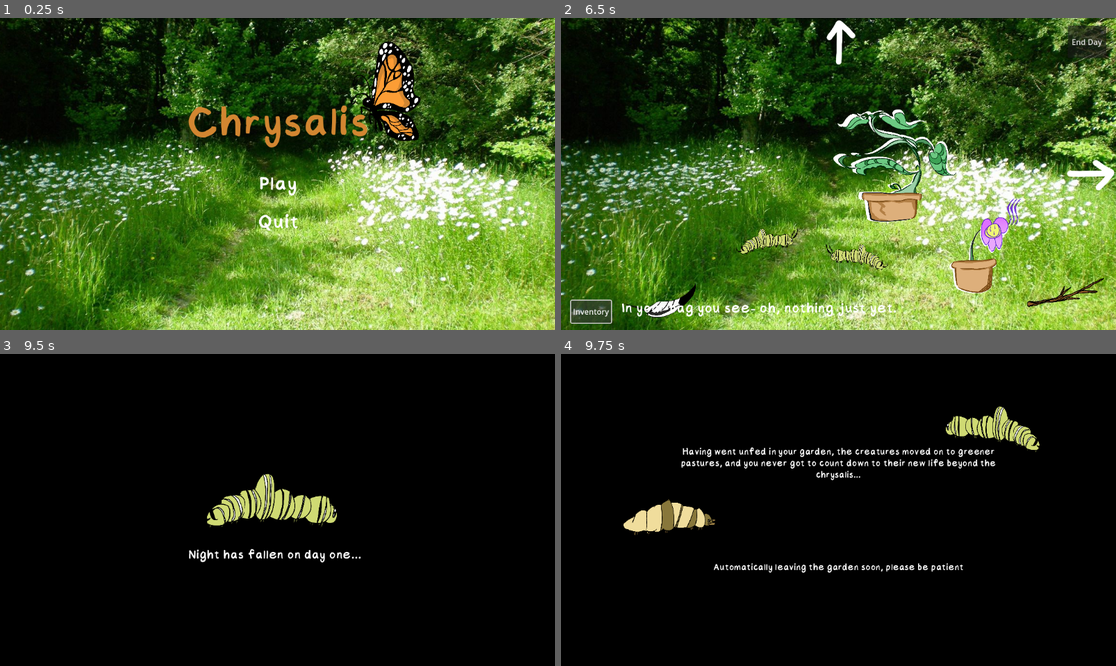
Above: before the commit, frames 1-4 (two rows, left to right).
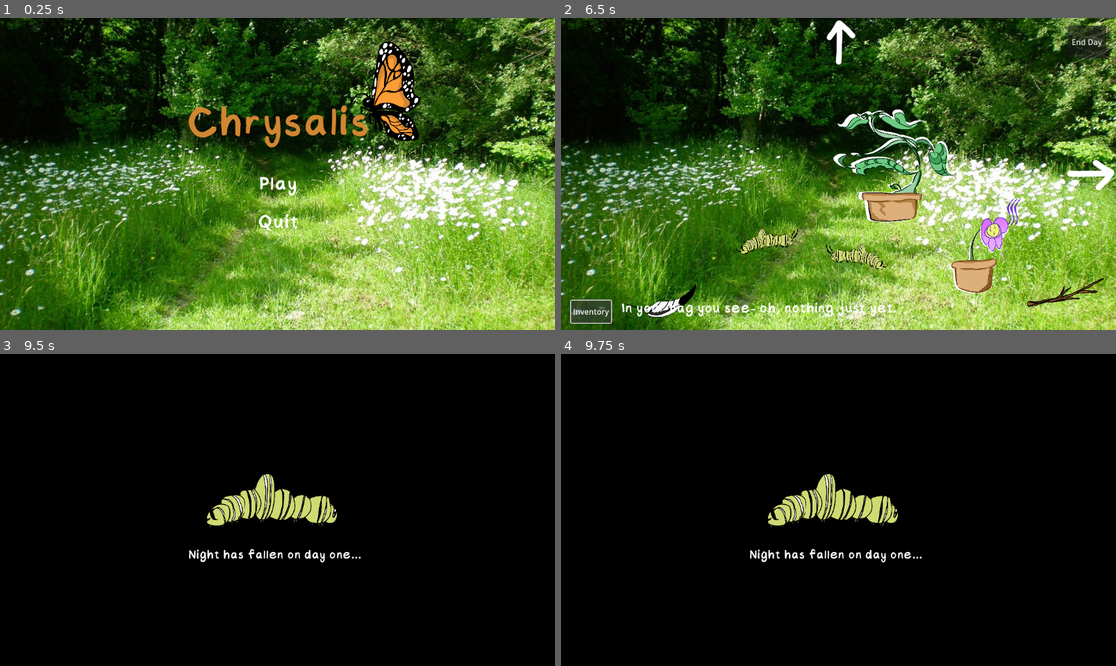
Above: after the commit, the same moments.

Repository: soapie18/gmtk-jam-26
Game: Godot game, scene res://root_context.tscn
Same seed, same stepped clock (60 frames per second), same inputs: the game is played once before the commit and once after it.
Inputs (mouse positions are in pixels of both pictures, inside the frame that each line leads up to):
- Up to frame 1 (0.25 s): no input
- Up to frame 2 (6.5 s): tap Enter at 0.5, 2 s; move the mouse to (960, 158) at 0.52 s; hold Space (fish) 0.53-1.25 s; click (960, 158) at 0.67 s; drag from (727, 189) to (810, 236) at 1.27 s; move the mouse to (894, 105) at 2.02 s; hold Space (fish) 2.03-2.75 s; click (894, 105) at 2.17 s; drag from (810, 236) to (672, 127) at 2.77 s; move the mouse to (1005, 220) at 3.52 s; click (1005, 220) at 3.67 s; drag from (672, 127) to (755, 96) at 4.27 s; move the mouse to (866, 174) at 5.02 s; click (866, 174) at 5.17 s; click "Inventory" at 5.75 s
- Up to frame 3 (9.5 s): click "End Day" at 6.5 s; click "Inventory" at 7.25 s; click "End Day" at 8 s; click "Inventory" at 8.75 s
- Up to frame 4 (9.75 s): click "End Day" at 9.5 s

Frames 1-3 are identical in both runs. In frame 4, 6.0% of the frame differs, in the area x 11-87%, y 16-71%.

Commit message:
some updates

Diff:
--- a/Interactables/Minigames and Tasks/minigame_item_script.gd
+++ b/Interactables/Minigames and Tasks/minigame_item_script.gd
@@ -4,6 +4,9 @@
 
 @onready var sprite = $Sprite2D
 @onready var audio = $AudioStreamPlayer
+
+var on_cooldown: bool = false
+var cooldown_time: float = 2
 
 signal minigame_requested(mingame_name_tag: String)
 
@@ -15,7 +18,11 @@
 func _on_area_2d_input_event(viewport: Node, event: InputEvent, shape_idx: int) -> void:
 	if event is InputEventMouseButton and event.pressed:
 		if event.button_index == MOUSE_BUTTON_LEFT:
-			# Connected to in scene the minigame belongs in, e.g grass scene.
-			minigame_requested.emit(minigame_tag)
+			if !on_cooldown:
+				on_cooldown = true
+				# Connected to in scene the minigame belongs in, e.g grass scene.
+				audio.play()
+				await get_tree().create_timer(0.6).timeout
+				minigame_requested.emit(minigame_tag)
 
-			audio.play()
+				get_tree().create_timer(cooldown_time).timeout.connect(func(): on_cooldown = false)
--- a/Minigame Files/BranchScene/BranchSceneDay2.tscn
+++ b/Minigame Files/BranchScene/BranchSceneDay2.tscn
@@ -24,7 +24,7 @@
 
 [node name="AudioStreamPlayer" type="AudioStreamPlayer" parent="."]
 stream = ExtResource("2_dcs4y")
-volume_db = -3.0
+volume_db = -10.0
 
 [node name="cocoon1" type="Sprite2D" parent="."]
 position = Vector2(609.00006, 415)
--- a/Minigame Files/BranchScene/BranchSceneDay3.tscn
+++ b/Minigame Files/BranchScene/BranchSceneDay3.tscn
@@ -34,3 +34,5 @@
 offset_top = 28.0
 offset_right = 185.0
 offset_bottom = 105.0
+
+[connection signal="pressed" from="exitbutton" to="." method="_on_exitbutton_pressed"]
--- a/Minigame Files/BranchScene/branch_scene.tscn
+++ b/Minigame Files/BranchScene/branch_scene.tscn
@@ -25,7 +25,7 @@
 
 [node name="AudioStreamPlayer" type="AudioStreamPlayer" parent="."]
 stream = ExtResource("2_uxs2j")
-volume_db = -3.0
+volume_db = -10.0
 
 [node name="bug1" type="Sprite2D" parent="."]
 position = Vector2(897, 329.99997)
--- a/Minigame Files/FishingGame/fishing_game.gd
+++ b/Minigame Files/FishingGame/fishing_game.gd
@@ -11,9 +11,10 @@
 @onready var catch_bar: TextureRect        = %LilyPad
 @onready var fish_icon: TextureRect      = %FihhIcon
 @onready var progress: ProgressBar       = %ProgressBar
-@onready var label_Win: Label           = %FishCaughtLabel
 @onready var burst: GPUParticles2D       = %ConfettiBurst
 @onready var label_play: Label           = %howtoplayLabel
+@onready var win_text: Label =             %winText
+@onready var lose_text:Label            = %loseText
 @onready var sfx_win: AudioStreamPlayer = %SFX_Win
 @onready var sfx_fail: AudioStreamPlayer = %SFX_Fail
 @onready var exit_button = $Control/ExitButton
@@ -139,23 +140,26 @@
 	print("fail : " + _why)
 	sfx_fail.play()
 
+	lose_text.show()
+
 	_shake(5.0, 0.20)
 
-	await get_tree().create_timer(0.5).timeout
+	await get_tree().create_timer(4).timeout
 	finished_task.emit(false)
 
 func _success():
 	_state = STATE.END
 	#CATCH SOUND EFFECT ON THIS LINE
 	burst.emitting = true
-	label_Win.show()
+
+	win_text.show()
 	label_play.hide()
 	sfx_win.play()
 
 	_shake(10.0, 0.25)
 	_punch_ui(root_ui, 1.12, 0.18)
 
-	await get_tree().create_timer(0.5).timeout
+	await get_tree().create_timer(3).timeout
 	finished_task.emit(true)
 
 
@@ -185,7 +189,8 @@
 	catch_bar.global_position = Vector2(bar_track.global_position.x + bar_track.size.x*0.05, y_top)
 
 func _set_defaults():
-	label_Win.text = fish.fish_name
+	lose_text.hide()
+	win_text.hide()
 	bar_track.modulate = fish.tint.lerp(Color.DARK_BLUE, 0.5)
 	_bar_h = BASE_BAR_HEIGHT + rod.bar_size_bonus
 	_hook_window = BASE_HOOK_WINDOW * rod.hook_window_mult
--- a/Minigame Files/FishingGame/fishing_game.tscn
+++ b/Minigame Files/FishingGame/fishing_game.tscn
@@ -116,21 +116,6 @@
 offset_bottom = 259.0
 fill_mode = 3
 
-[node name="FishCaughtLabel" type="Label" parent="Control"]
-unique_name_in_owner = true
-visible = false
-modulate = Color(0.0014785473, 0, 11.158822, 1)
-layout_mode = 1
-anchors_preset = 5
-anchor_left = 0.5
-anchor_right = 0.5
-offset_left = -79.0
-offset_top = 14.0
-offset_right = 100.0
-offset_bottom = 51.0
-grow_horizontal = 2
-horizontal_alignment = 1
-
 [node name="ConfettiBurst" type="GPUParticles2D" parent="Control"]
 unique_name_in_owner = true
 position = Vector2(559, 103)
@@ -161,9 +146,45 @@
 [node name="SFX_Fail" type="AudioStreamPlayer" parent="Control"]
 unique_name_in_owner = true
 stream = ExtResource("8_cj4kf")
+volume_db = -10.0
 
 [node name="SFX_Win" type="AudioStreamPlayer" parent="Control"]
 unique_name_in_owner = true
 stream = ExtResource("9_1pcs7")
+volume_db = -10.0
+
+[node name="winText" type="Label" parent="."]
+unique_name_in_owner = true
+z_index = 1
+anchors_preset = -1
+anchor_left = 0.5
+anchor_right = 0.5
+offset_left = -170.0
+offset_top = 9.0
+offset_right = 170.0
+offset_bottom = 50.0
+grow_horizontal = 2
+theme = ExtResource("5_h87qr")
+theme_override_colors/font_color = Color(0.79102093, 0.7892758, 0.22119817, 1)
+theme_override_font_sizes/font_size = 35
+text = "You caught a fish!"
+horizontal_alignment = 1
+
+[node name="loseText" type="Label" parent="."]
+unique_name_in_owner = true
+z_index = 1
+anchors_preset = -1
+anchor_left = 0.5
+anchor_right = 0.5
+offset_left = -170.0
+offset_top = 9.0
+offset_right = 170.0
+offset_bottom = 50.0
+grow_horizontal = 2
+theme = ExtResource("5_h87qr")
+theme_override_colors/font_color = Color(0, 0, 0, 1)
+theme_override_font_sizes/font_size = 35
+text = "Too slow"
+horizontal_alignment = 1
 
 [connection signal="pressed" from="Control/ExitButton" to="." method="_on_exit_button_pressed"]
--- a/Minigame Files/LeavesScene/leaves_scene.tscn
+++ b/Minigame Files/LeavesScene/leaves_scene.tscn
@@ -42,7 +42,7 @@
 
 [node name="AudioStreamPlayer" type="AudioStreamPlayer" parent="."]
 stream = ExtResource("4_87644")
-volume_db = -3.0
+volume_db = -10.0
 
 [node name="Button" type="Button" parent="."]
 modulate = Color(1, 1, 1, 0)
--- a/Minigame Files/LeavesScene/leaves_scene_day2.tscn
+++ b/Minigame Files/LeavesScene/leaves_scene_day2.tscn
@@ -42,7 +42,7 @@
 
 [node name="AudioStreamPlayer" type="AudioStreamPlayer" parent="."]
 stream = ExtResource("5_o215g")
-volume_db = -3.0
+volume_db = -10.0
 
 [node name="Button" type="Button" parent="."]
 modulate = Color(1, 1, 1, 0)
--- a/Minigame Files/NestRepairGame/PigeonNestRepair.tscn
+++ b/Minigame Files/NestRepairGame/PigeonNestRepair.tscn
@@ -220,10 +220,12 @@
 [node name="RepairSound" type="AudioStreamPlayer" parent="CanvasLayer/PidgeonNest"]
 unique_name_in_owner = true
 stream = ExtResource("9_2me54")
+volume_db = -10.0
 
 [node name="WinSound" type="AudioStreamPlayer" parent="CanvasLayer/PidgeonNest"]
 unique_name_in_owner = true
 stream = ExtResource("10_6eyyy")
+volume_db = -10.0
 
 [node name="QuickTimeEventbar" type="Node2D" parent="CanvasLayer"]
 unique_name_in_owner = true
--- a/Systems/Scene Management/day_end_screen.tscn
+++ b/Systems/Scene Management/day_end_screen1.tscn
@@ -8,7 +8,7 @@
 default_font = ExtResource("1_ike7i")
 default_font_size = 30
 
-[node name="DayEndScreen" type="CanvasLayer"]
+[node name="DayEndScreen1" type="CanvasLayer"]
 script = ExtResource("1_0qd3t")
 
 [node name="ColorRect" type="ColorRect" parent="."]
--- /dev/null
+++ b/Systems/Scene Management/day_end_screen2.tscn
@@ -0,0 +1,61 @@
+[gd_scene load_steps=6 format=3 uid="uid://be7qlikatcvdo"]
+
+[ext_resource type="Script" uid="uid://dkfksykifuvdl" path="res://Systems/Scene Management/day_end_screen.gd" id="1_tet4m"]
+[ext_resource type="FontFile" uid="uid://dnwmhegqcp71g" path="res://Menus/Menus - Art/Chalkboard-Regular.ttf" id="2_jwdxn"]
+[ext_resource type="Texture2D" uid="uid://cq80f858dda4e" path="res://Interactables/Pickups/Pickups - Art/Cocoon.png" id="3_jwdxn"]
+[ext_resource type="Texture2D" uid="uid://crp7gqx8xdgc4" path="res://Interactables/Pickups/Pickups - Art/Chrysalis.png" id="4_qeei2"]
+
+[sub_resource type="Theme" id="Theme_0qd3t"]
+default_font = ExtResource("2_jwdxn")
+default_font_size = 30
+
+[node name="DayEndScreen1" type="CanvasLayer"]
+script = ExtResource("1_tet4m")
+
+[node name="ColorRect" type="ColorRect" parent="."]
+anchors_preset = 15
+anchor_right = 1.0
+anchor_bottom = 1.0
+grow_horizontal = 2
+grow_vertical = 2
+color = Color(0, 0, 0, 1)
+
+[node name="Label" type="Label" parent="."]
+anchors_preset = 8
+anchor_left = 0.5
+anchor_top = 0.5
+anchor_right = 0.5
+anchor_bottom = 0.5
+offset_left = -185.5
+offset_top = 82.0
+offset_right = 173.5
+offset_bottom = 131.5
+grow_horizontal = 2
+grow_vertical = 2
+theme = SubResource("Theme_0qd3t")
+text = "Night has fallen on day two..."
+
+[node name="Control" type="Control" parent="."]
+layout_mode = 3
+anchors_preset = 15
+anchor_right = 1.0
+anchor_bottom = 1.0
+grow_horizontal = 2
+grow_vertical = 2
+
+[node name="Sprite2D" type="Sprite2D" parent="Control"]
+position = Vector2(575, 306)
+rotation = 0.16157894
+scale = Vector2(0.24363633, 0.24363633)
+texture = ExtResource("3_jwdxn")
+
+[node name="Sprite2D2" type="Sprite2D" parent="Control"]
+position = Vector2(440, 295)
+scale = Vector2(0.24, 0.24)
+texture = ExtResource("4_qeei2")
+
+[node name="Sprite2D3" type="Sprite2D" parent="Control"]
+position = Vector2(703, 303)
+scale = Vector2(0.2547607, 0.2547607)
+texture = ExtResource("4_qeei2")
+flip_h = true
--- a/Systems/Scene Management/day_manager.gd
+++ b/Systems/Scene Management/day_manager.gd
@@ -3,8 +3,10 @@
 @onready var scene_manager = $"../SceneManager"
 @onready var minigame_manager = $"../MinigameManager"
 
-@onready var day_end_screen = preload("res://Systems/Scene Management/day_end_screen.tscn")
+@onready var day_1_screen = preload("res://Systems/Scene Management/day_end_screen1.tscn")
+@onready var day_2_screen = preload("res://Systems/Scene Management/day_end_screen2.tscn")
 var day_end_screen_instance
+var win_screen_instance
 
 @onready var gameover_screen1 = preload("res://Systems/Scene Management/Gameover Scenarios/gameover_1.tscn")
 @onready var gameover_screen2 = preload("res://Systems/Scene Management/Gameover Scenarios/gameover_2.tscn")
@@ -26,7 +28,7 @@
 
 func _ready() -> void:
 
-	day_end_screen_instance = day_end_screen.instantiate()
+	day_end_screen_instance = day_1_screen.instantiate()
 
 	scene_manager.flowers_watered.connect(update_flowers_watered)
 	scene_manager.creature_fed.connect(update_creatures_fed)
@@ -51,45 +53,42 @@
 		"moth":
 			larvae_fed = true
 
-
-func customise_day_end_screen() -> void:
-	day_end_screen_instance.label.text = "Night has fallen on day two..."
-	day_end_screen_instance.sprite.texture = load("res://Interactables/Pickups/Pickups - Art/Cocoon.png")
-	day_end_screen_instance.sprite2.texture = load("res://Interactables/Pickups/Pickups - Art/Chrysalis.png")
-	day_end_screen_instance.sprite3.texture = load("res://Interactables/Pickups/Pickups - Art/Chrysalis.png")
-
-
 func handle_day_ended() -> void:
 	print("day manager reached")
 	match day_index:
 		1:
 			if !caterpillars_fed || !larvae_fed:
 				add_child(day_end_screen_instance)
-				await get_tree().create_timer(3).timeout
+				audio_change_request.emit(4)
+				await get_tree().create_timer(4).timeout
 
 				trigger_gameover_day1()
 
 				remove_child(day_end_screen_instance)
 			else:
+				audio_change_request.emit(4)
 				add_child(day_end_screen_instance)
-				await get_tree().create_timer(3).timeout
+				await get_tree().create_timer(4).timeout
 
 				setup_day2()
 
 				remove_child(day_end_screen_instance)
 		2:
 			if !flowers_1_watered || !flowers_2_watered:
-				customise_day_end_screen()
+				audio_change_request.emit(4)
+				day_end_screen_instance = day_2_screen.instantiate()
 
 				add_child(day_end_screen_instance)
-				await get_tree().create_timer(3).timeout
+				await get_tree().create_timer(4).timeout
 
 				trigger_gameover_day2()
 
 				remove_child(day_end_screen_instance)
 			else:
+				audio_change_request.emit(4)
+				day_end_screen_instance = day_2_screen.instantiate()
 				add_child(day_end_screen_instance)
-				await get_tree().create_timer(3).timeout
+				await get_tree().create_timer(4).timeout
 
 				setup_day3()
 
@@ -158,9 +157,11 @@
 func roll_credits() -> void:
 	audio_change_request.emit(0)
 
-	var win_screen_instance = win_screen.instantiate()
+	win_screen_instance = win_screen.instantiate()
 	add_child(win_screen_instance)
 
+
+func respond_to_leave():
 	win_screen_instance.queue_free()
 	day_end_screen_instance.queue_free()
 
--- a/Systems/Scene Management/minigame_manager.gd
+++ b/Systems/Scene Management/minigame_manager.gd
@@ -20,6 +20,7 @@
 signal minigame_inventory_query(items_required: Array)
 signal add_loot_to_inventory(loot: String)
 signal audio_change_request(audio_index: int)
+signal toggle_garden_scene(is_active: bool)
 
 func _ready() -> void:
 	scene_manager.minigame_requested_in_scene.connect(handle_minigame_request)
@@ -72,11 +73,12 @@
 	await get_tree().create_timer(0.5).timeout
 
 	if can_start_minigame:
-		print("ready to start this minigame!")
 		current_active_minigame = selected_minigame.instantiate()
 		add_child(current_active_minigame)
 
 		audio_change_request.emit(chosen_audio_index)
+
+		toggle_garden_scene.emit(false)
 
 		# Every minigame/task will have a signal called this, but will be
 		# connected to a unique function to handle its cleanup, as found
@@ -98,6 +100,8 @@
 
 func fishing_minigame_end(success: bool) -> void:
 	print("fishing game terminated")
+
+	toggle_garden_scene.emit(true)
 	cleanup_minigame()
 
 	audio_change_request.emit(1)
@@ -110,12 +114,15 @@
 func leaves_task_end() -> void:
 	audio_change_request.emit(1)
 	scene_manager.handle_creatures_fed("monarch")
+	toggle_garden_scene.emit(true)
 	cleanup_minigame()
 
 func branch_task_end() -> void:
 	audio_change_request.emit(1)
 	scene_manager.handle_creatures_fed("moth")
+	toggle_garden_scene.emit(true)
 	cleanup_minigame()
+
 
 func nest_minigame_end(success: bool) -> void:
 	audio_change_request.emit(1)
@@ -125,8 +132,5 @@
 
 		day_manager.nest_fixed = true
 
+	toggle_garden_scene.emit(true)
 	cleanup_minigame()
-
-func spider_minigame_end() -> void:
-	audio_change_request.emit(1)
-	cleanup_minigame()
--- a/Systems/Scene Management/scene_manager.gd
+++ b/Systems/Scene Management/scene_manager.gd
@@ -6,6 +6,7 @@
 @onready var pond_scene = preload("res://Garden/Scenes/Pond/PondScene.tscn")
 
 @onready var pause_menu = $"../PauseWindow"
+@onready var minigame_manager = $"../MinigameManager"
 
 var current_scene_instance
 var main_menu_instance
@@ -41,6 +42,9 @@
 	# Connecting to quit signals.
 	pause_menu.quit_game.connect(handle_quit)
 	main_menu_instance.quit_game.connect(handle_quit)
+
+	# Connecting to minigame manager signal.
+	minigame_manager.toggle_garden_scene.connect(toggle_garden_active)
 
 func handle_scene_change(target_scene_name: String) -> void:
 	audio_change_request.emit(1)
@@ -91,6 +95,14 @@
 	# Picked up in minigame_manager.
 	minigame_requested_in_scene.emit(minigame_name_tag)
 
+func toggle_garden_active(active: bool):
+	if !active:
+		print("garden inactive")
+		remove_child(current_scene_instance)
+	else:
+		add_child(current_scene_instance)
+		print("garden active")
+
 func handle_quit() -> void:
 	# Freeing scenes from memory.
 	main_menu_instance.queue_free()
--- /dev/null
+++ b/Systems/Scene Management/win_screen.gd
@@ -0,0 +1,6 @@
+extends CanvasLayer
+
+signal leave_requested
+
+func _on_button_pressed() -> void:
+	leave_requested.emit()
--- a/Systems/Scene Management/win_screen.tscn
+++ b/Systems/Scene Management/win_screen.tscn
@@ -1,8 +1,10 @@
-[gd_scene load_steps=6 format=3 uid="uid://bfp542revnhkk"]
+[gd_scene load_steps=8 format=3 uid="uid://bfp542revnhkk"]
 
 [ext_resource type="Texture2D" uid="uid://l4iyyw4hjjfd" path="res://Interactables/Pickups/Pickups - Art/Moth.png" id="1_nxjkt"]
+[ext_resource type="Script" uid="uid://bwwpfpobo4qix" path="res://Systems/Scene Management/win_screen.gd" id="1_p15lu"]
 [ext_resource type="Texture2D" uid="uid://jjoxpgis1nc5" path="res://Interactables/Pickups/Pickups - Art/Monarch.png" id="2_1w1qs"]
 [ext_resource type="FontFile" uid="uid://dnwmhegqcp71g" path="res://Menus/Menus - Art/Chalkboard-Regular.ttf" id="3_p15lu"]
+[ext_resource type="Theme" uid="uid://dr6shbyjqa1k3" path="res://Menus/Menus - Art/default_text_theme.tres" id="5_u23xl"]
 
 [sub_resource type="Theme" id="Theme_u23xl"]
 default_font = ExtResource("3_p15lu")
@@ -13,6 +15,7 @@
 default_font_size = 22
 
 [node name="WinScreen" type="CanvasLayer"]
+script = ExtResource("1_p15lu")
 
 [node name="ColorRect" type="ColorRect" parent="."]
 anchors_preset = 15
@@ -88,3 +91,46 @@
 scale = Vector2(0.14598483, 0.14598483)
 texture = ExtResource("2_1w1qs")
 flip_h = true
+
+[node name="leave text" type="Label" parent="."]
+anchors_preset = 8
+anchor_left = 0.5
+anchor_top = 0.5
+anchor_right = 0.5
+anchor_bottom = 0.5
+offset_left = -219.0
+offset_top = 200.0
+offset_right = 232.0
+offset_bottom = 231.0
+grow_horizontal = 2
+grow_vertical = 2
+theme = ExtResource("5_u23xl")
+theme_override_colors/font_color = Color(0, 0, 0, 1)
+text = "click          to leave the garden"
+horizontal_alignment = 1
+
+[node name="leave text2" type="Label" parent="."]
+anchors_preset = 8
+anchor_left = 0.5
+anchor_top = 0.5
+anchor_right = 0.5
+anchor_bottom = 0.5
+offset_left = -139.0
+offset_top = 200.0
+offset_right = -70.0
+offset_bottom = 231.0
+grow_horizontal = 2
+grow_vertical = 2
+theme = ExtResource("5_u23xl")
+theme_override_colors/font_color = Color(0.9882353, 0.67058825, 0, 1)
+text = "here"
+horizontal_alignment = 1
+
+[node name="Button" type="Button" parent="."]
+modulate = Color(1, 1, 1, 0)
+offset_left = 430.0
+offset_top = 518.0
+offset_right = 515.0
+offset_bottom = 559.0
+
+[connection signal="pressed" from="Button" to="." method="_on_button_pressed"]
Not shown, added: Systems/Scene Management/win_screen.gd.uid
